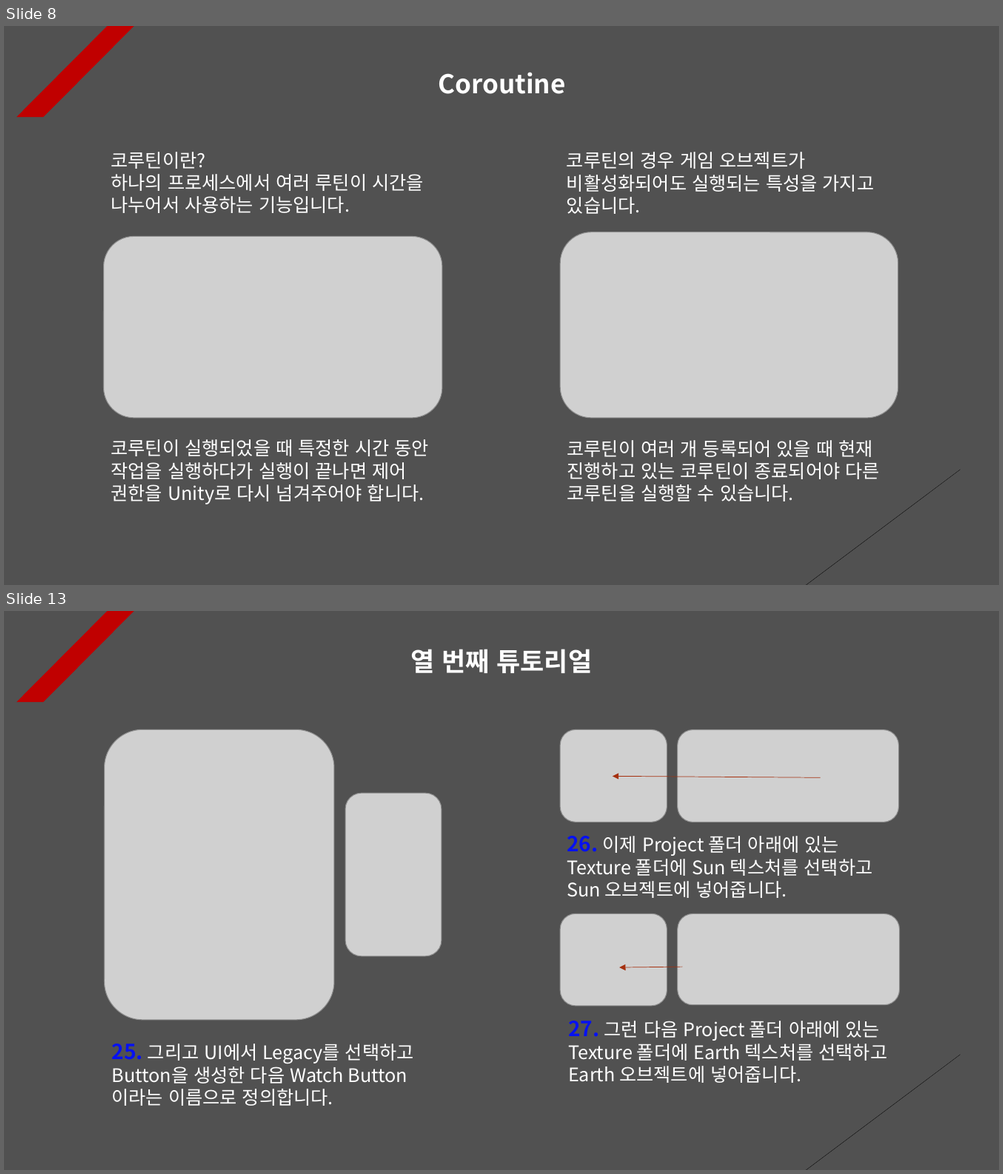
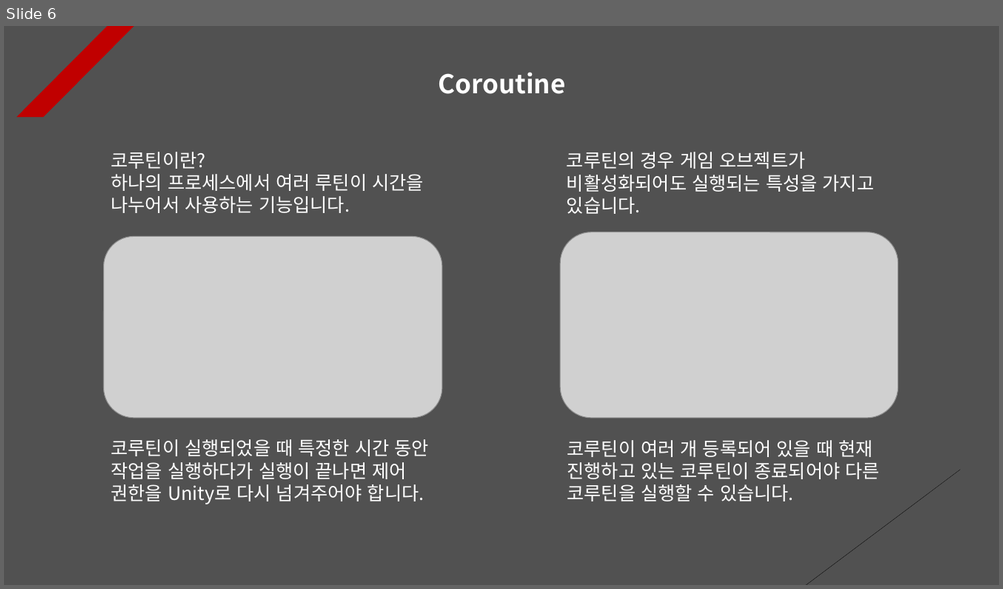
Before and after one commit to Unity2033/3D-UnityEngine, a slide deck: Assets/Rotation/PPT Data/Rotation Example.pptx. Shown one above the other, each under a label of ours: slides 8 and 13 before the commit, slide 6 after it; the slides between them are not shown. The pictures are 1003x1174 and 1003x589 pixels, drawn with LibreOffice and Linux fonts; fonts in the diff are those of the drawing; grey boxes stand for pictures. Boxes give left, top, right and bottom in pixels: in the first picture for what was removed or moved away, otherwise in the second. Text is boxed around its words. In the diff, an @@ line names an element or a change of style, - is before the commit and + after.

```diff
--- a/Assets/Rotation/PPT Data/Rotation Example.pptx
+++ b/Assets/Rotation/PPT Data/Rotation Example.pptx
@@ slide 13 removed at [4, 611, 999, 1170], background #515151; not listed: 2 template elements that a slide beside it also shows @@
@@ text removed at [411, 649, 592, 673] @@
-열 번째 튜토리얼
@@ picture removed at [104, 729, 334, 1020] @@
@@ picture removed at [560, 729, 666, 822] @@
@@ picture removed at [677, 729, 899, 822] @@
@@ arrow removed from (820, 778) to (612, 777) @@
@@ picture removed at [345, 793, 441, 957] @@
@@ text removed at [566, 836, 873, 898] @@
-26. 이제 Project 폴더 아래에 있는 Texture 폴더에 Sun 텍스처를 선택하고 Sun 오브젝트에 넣어줍니다.
@@ picture removed at [560, 914, 666, 1006] @@
@@ picture removed at [677, 914, 899, 1005] @@
@@ arrow removed from (683, 967) to (620, 968) @@
@@ text removed at [568, 1021, 887, 1083] @@
-27. 그런 다음 Project 폴더 아래에 있는 Texture 폴더에 Earth 텍스처를 선택하고 Earth 오브젝트에 넣어줍니다.
@@ text removed at [111, 1044, 414, 1106] @@
-25. 그리고 UI에서 Legacy를 선택하고 Button을 생성한 다음 Watch Button 이라는 이름으로 정의합니다.
@@ what was slide 8 is now slide 6 @@
```
Also in this commit, not shown: 7 slides changed, 1 slide added, 7 other slides removed, 43 other files.
